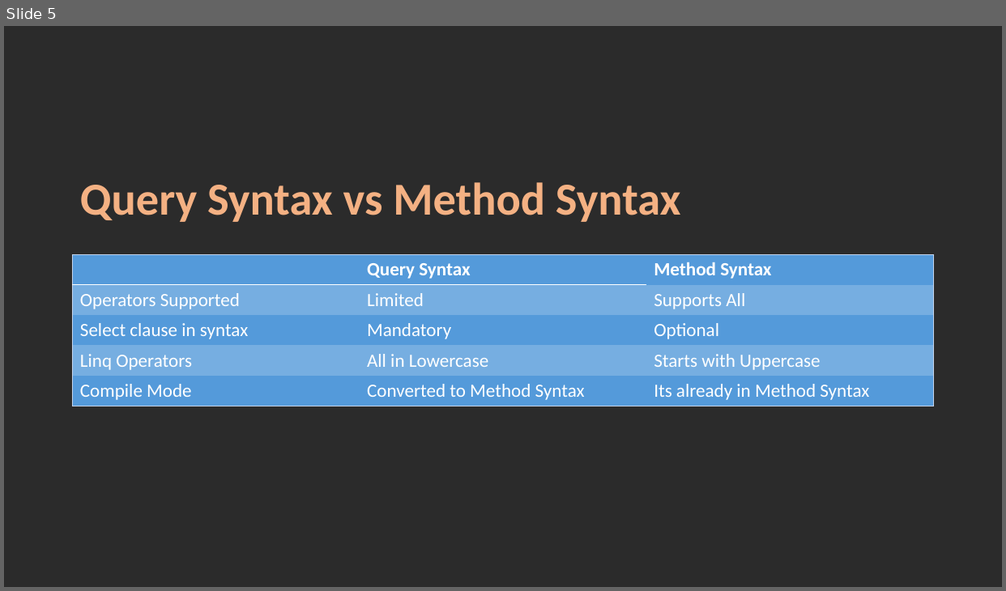
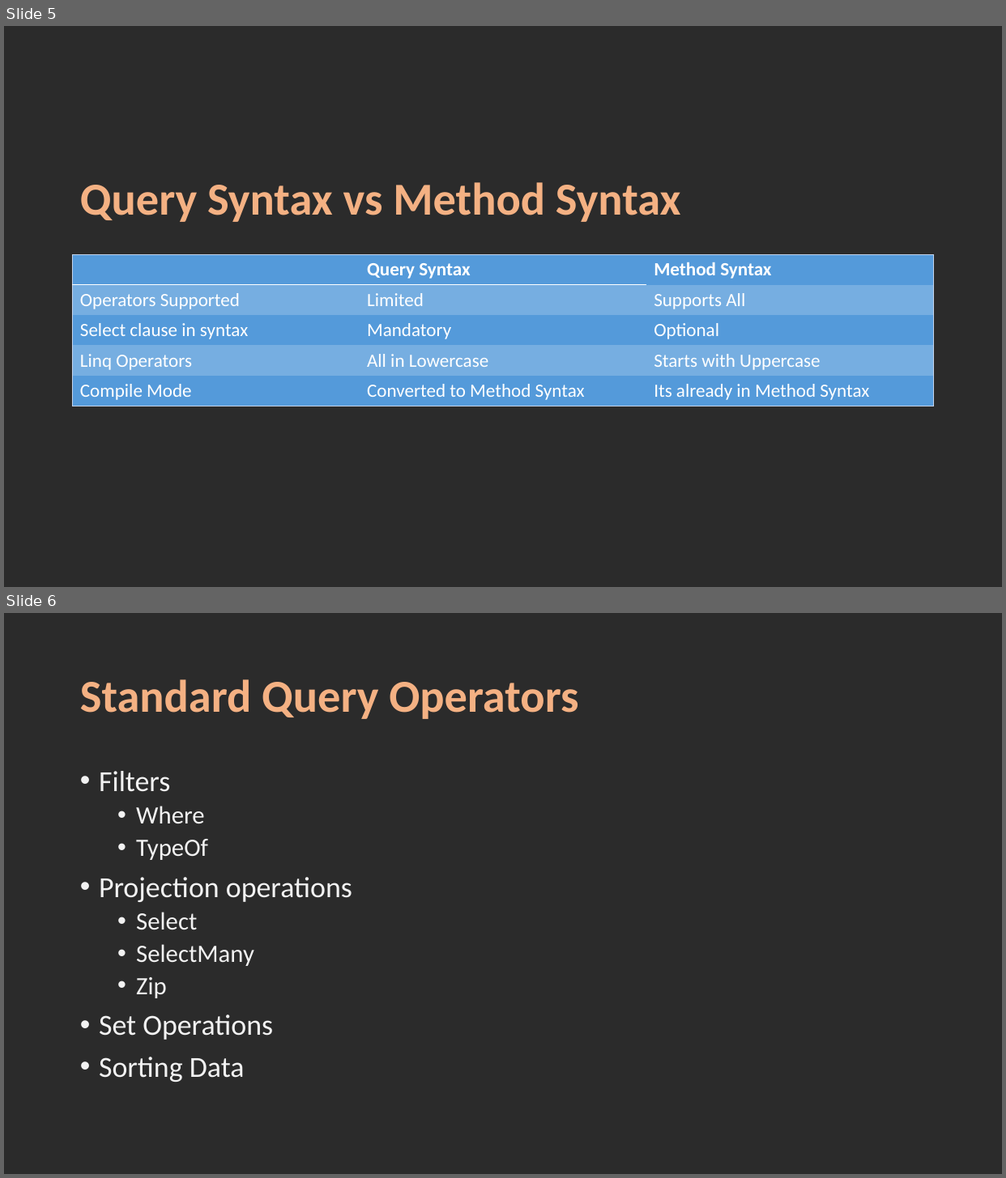
Before and after one commit to karthik9728/Linq, a slide deck: Linq.pptx. Shown one above the other, each under a label of ours: slide 5 before the commit, slides 5 and 6 after it. The pictures are 1006x591 and 1006x1178 pixels, drawn with LibreOffice and Linux fonts; fonts in the diff are those of the drawing; background and template pictures are left out; a plain dark background stands for a picture behind light text. Boxes give left, top, right and bottom in pixels: in the first picture for what was removed or moved away, otherwise in the second. Text is boxed around its words. In the diff, an @@ line names an element or a change of style, - is before the commit and + after.

Commit message:
Set Operations (Distinct, DistinctBy)

```diff
--- a/Linq.pptx
+++ b/Linq.pptx
@@ slide 6 added at [4,613,1002,1174], background picture (left out) @@
@@ title added at [80,679,578,719], 44 pt, text #F4B183, bold @@
+Standard Query Operators
@@ text added at [99,771,352,1082], 28 pt, text #F2F2F2 @@
+• Filters
+  • Where
+  • TypeOf
+• Projection operations
+  • Select
+  • SelectMany
+  • Zip
+• Set Operations
+• Sorting Data
```
Also in this commit, not shown: 1 slide removed, 6 other files.
